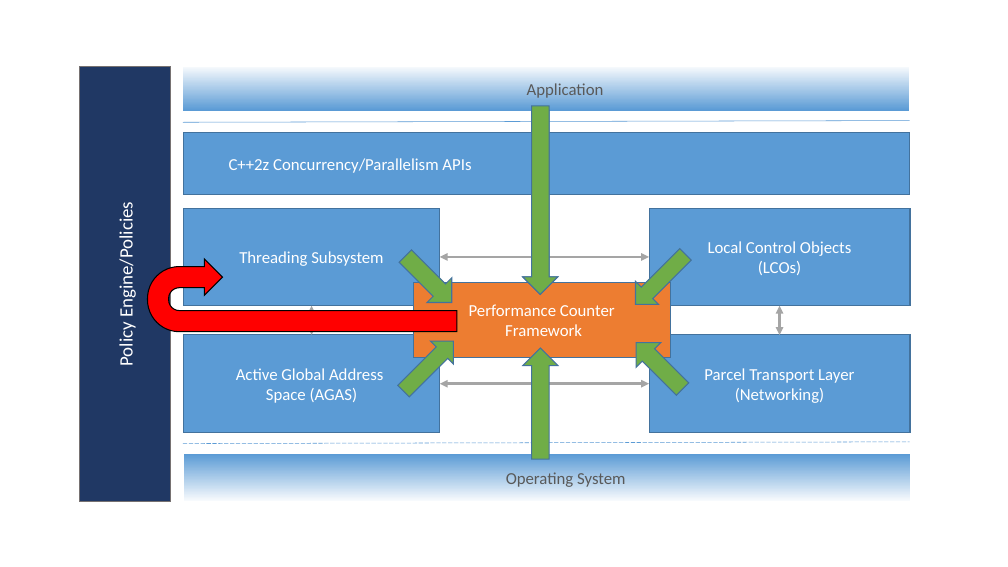
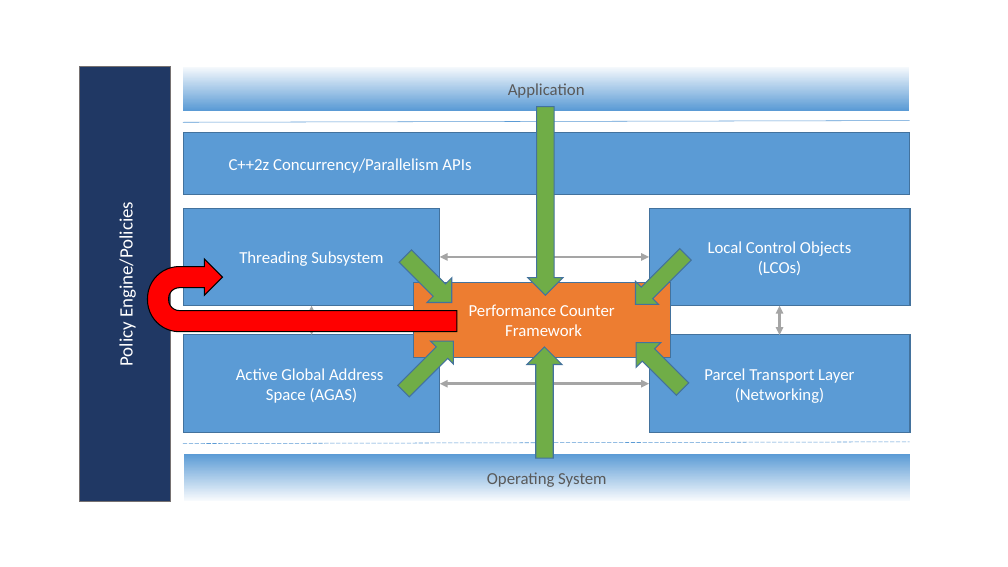
Before and after one commit to zkhatami88/JOSSSubmission, a slide deck: slide 1 of HPX_architecture.pptx. Drawn at 1008x567 pixels with LibreOffice and Linux fonts; fonts in the diff are those of the drawing. Boxes give left, top, right and bottom in pixels: in the first picture for what was removed or moved away, otherwise in the second. Text is boxed around its words. In the diff, an @@ line names an element or a change of style, - is before the commit and + after.

```diff
--- a/HPX_architecture.pptx
+++ b/HPX_architecture.pptx
@@ rectangle "Application" at bbox=[183, 67, 910, 110]: list level 2 to 1 in "Application"; fill gradient #F7FAFD to #5B9BD5 to #B5D2EC to #CEE1F2 to gradient #F7FAFD to #5B9BD5 @@
@@ left arrow removed at bbox=[523, 111, 558, 295] @@
@@ left arrow: place and size @@
-left arrow at bbox=[523, 106, 558, 295]
+left arrow at bbox=[528, 107, 563, 295]
@@ left arrow: place and size @@
-left arrow at bbox=[523, 348, 558, 459]
+left arrow at bbox=[527, 347, 562, 458]
@@ rectangle "Operating System" at bbox=[184, 454, 910, 501]: list level 2 to 1 in "Operating System" @@
```
Also in this commit, not shown: 1 other file.
